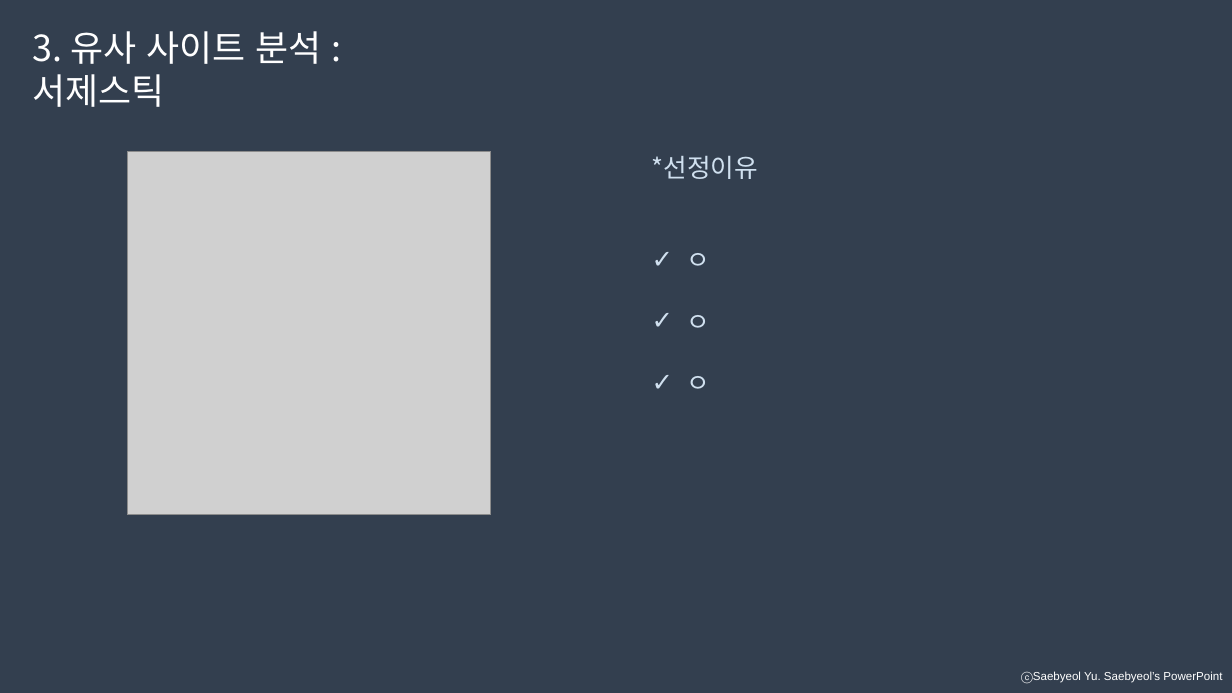
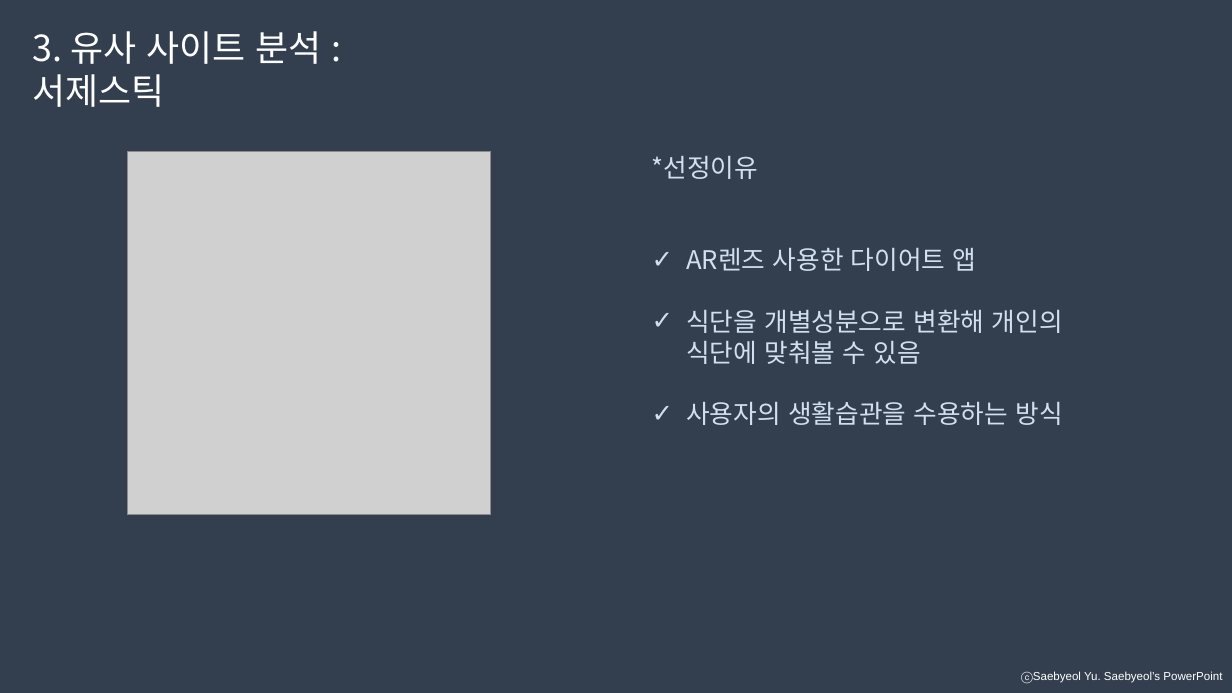
Before and after one commit to developerYHLee/University_Homework, a slide deck: slide 13 of 기말과제.pptx. Drawn at 1232x693 pixels with LibreOffice and Linux fonts; fonts in the diff are those of the drawing; grey boxes stand for pictures. Boxes give left, top, right and bottom in pixels: in the first picture for what was removed or moved away, otherwise in the second. Text is boxed around its words. In the diff, an @@ line names an element or a change of style, - is before the commit and + after.

```diff
--- a/기말과제.pptx
+++ b/기말과제.pptx
@@ text at (x1=686, y1=248, x2=1063, y2=425): text changed @@
-✓ ㅇ
-✓ ㅇ
-✓ ㅇ
+✓ AR렌즈 사용한 다이어트 앱
+✓ 식단을 개별성분으로 변환해 개인의 식단에 맞춰볼 수 있음
+✓ 사용자의 생활습관을 수용하는 방식
```
Also in this commit, not shown: 3 other slides changed, 6 slides added, 5 slides removed.
